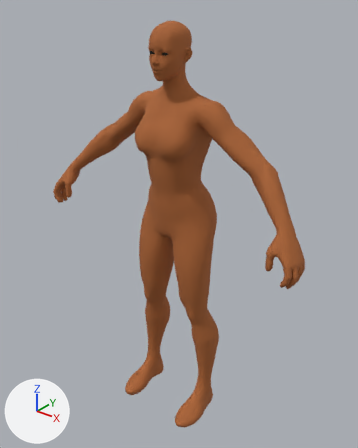
What one commit did to the glTF model public/models/twin-human-female-v1.glb.
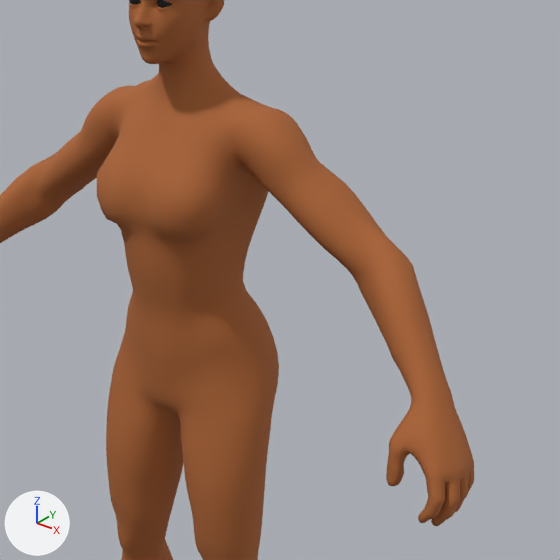
Each version appears first whole from a camera (50 mm lens) standing at (1.191, -1.441, 1.836) and looking at (0.004, 0.043, 0.916), and next in a close-up on the part from 26% to 96% of the width and 12% to 68% of the height. Every picture has the same lights, and +X, +Y and +Z are marked at lower left. The first two pictures are the older version.

The scene before the commit, as lines of its bpy script (objects in view):
```python
me_object_1 = bpy.data.meshes.new('Object_1')
me_object_1.from_pydata(...)  # 8233 vertices, 16400 faces; spans x 0.07..1.31, y -0.16..0.17, z 0.01..1.73
me_object_1.materials.append(mat_twin_region_abs)  # brown #ac6332
me_object_1.materials.append(mat_twin_region_arms)  # brown #ac6332
me_object_1.materials.append(mat_twin_region_back)  # brown #ac6332
me_object_1.materials.append(mat_twin_region_chest)  # brown #ac6332
me_object_1.materials.append(mat_twin_region_core)  # brown #ac6332
me_object_1.materials.append(mat_twin_region_glutes)  # brown #ac6332
me_object_1.materials.append(mat_twin_region_legs)  # brown #ac6332
me_object_1.materials.append(mat_twin_region_neutral)  # brown #ac6332
me_object_1.materials.append(mat_twin_region_shoulders)  # brown #ac6332
ob_object_9 = bpy.data.objects.new('Object_9', me_object_1)
ob_object_9.location = (-0.687, -0.009, -0.011)
```
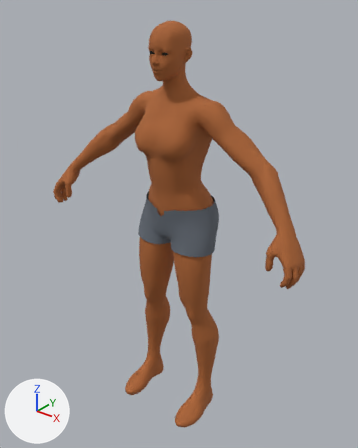
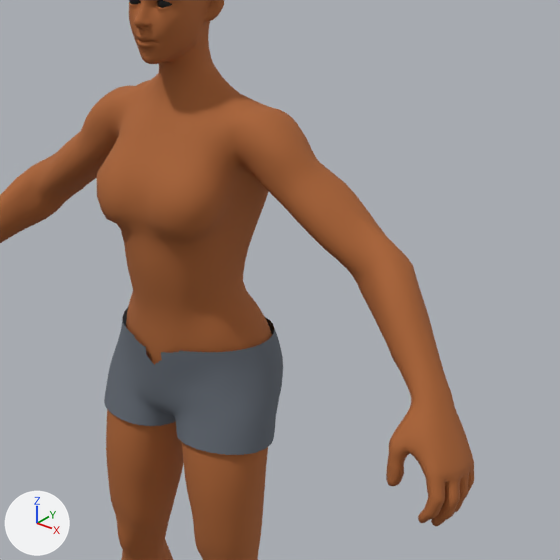
Commit message: Dress the Twin figure in shorts cut from its own surface

Changed parts and their boxes (x1, y1, x2, y2) in the close-ups (560 x 560 px):
'twin-shorts', added
    after: (104, 308, 283, 455)

The change, as a diff of the scene's bpy script:
```diff
--- a/public/models/twin-human-female-v1.glb.py
+++ b/public/models/twin-human-female-v1.glb.py
@@ mat_twin_shorts @@
+mat_twin_shorts = principled_material('twin-shorts')
+mat_twin_shorts.base_color = (0.13, 0.15, 0.18)  # grey #656c76
+mat_twin_shorts.roughness = 0.92
@@ me_twin_shorts @@
+me_twin_shorts.from_pydata(...)  # 683 vertices, 1164 faces; spans x 0.497..0.877, y -0.063..0.182, z 0.852..1.046
+me_twin_shorts.materials.append(mat_twin_shorts)  # grey #656c76
@@ ob_twin_shorts @@
+ob_twin_shorts = bpy.data.objects.new('twin-shorts', me_twin_shorts)
+ob_twin_shorts.location = (-0.687, -0.009, -0.011)
```
